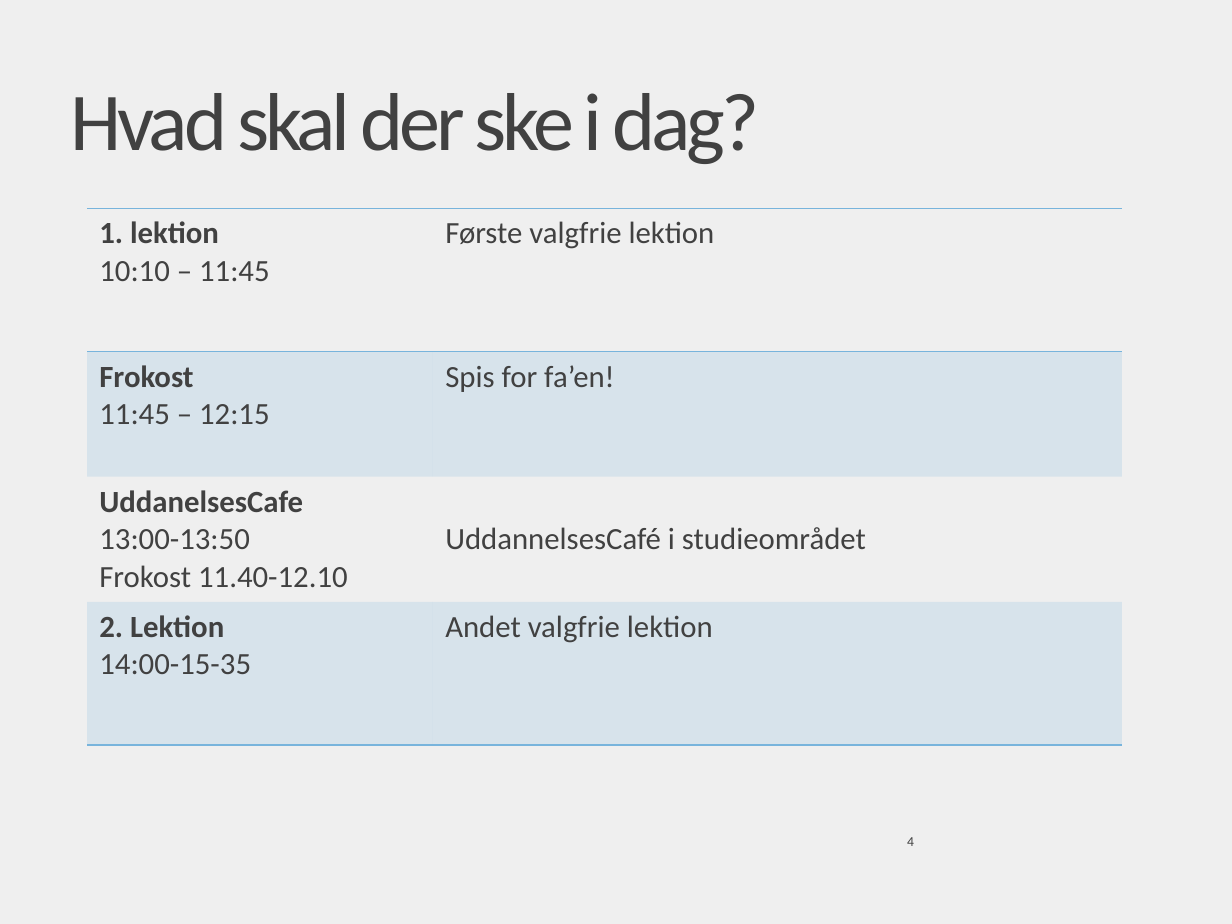
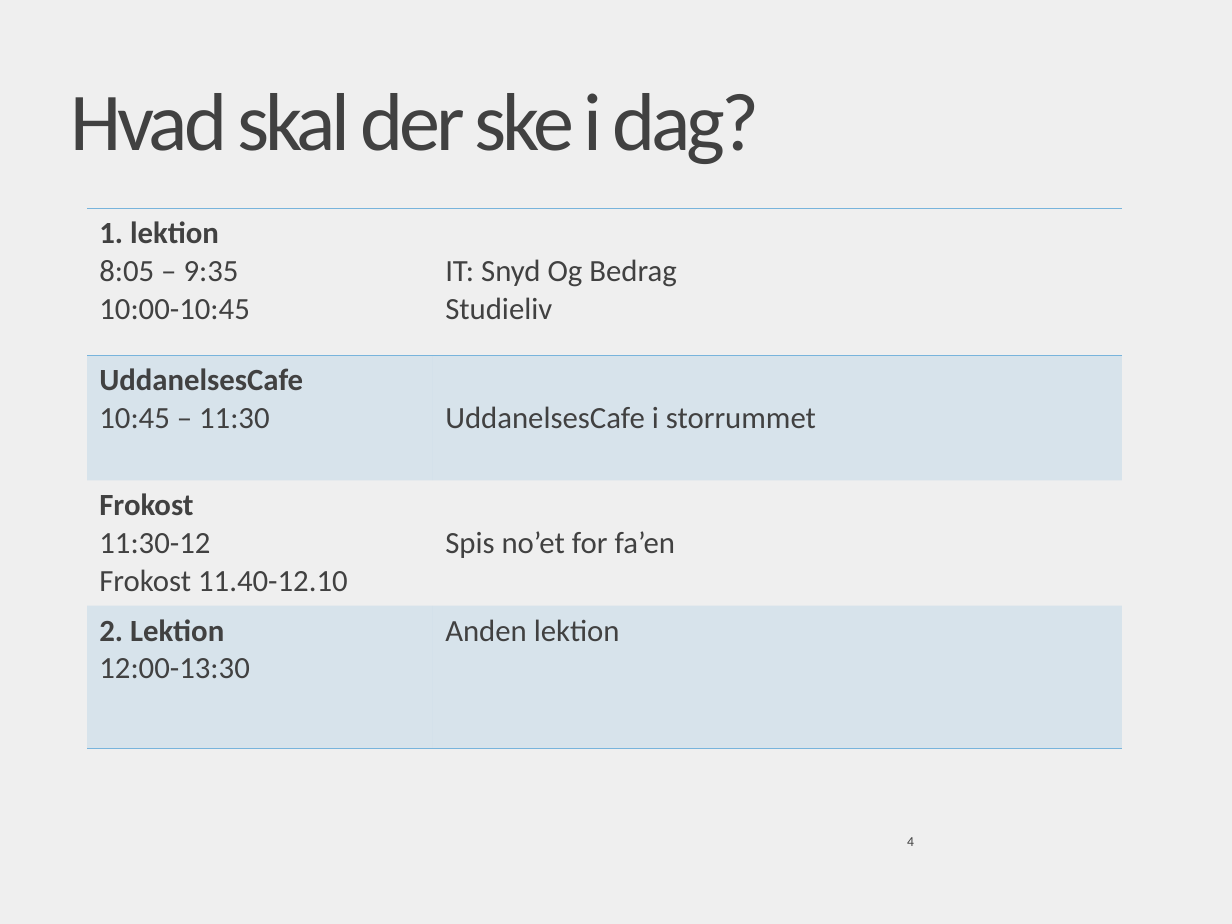
Before and after one commit to soenderup21/IT-Snyd-Og-Bedrag, a slide deck: slide 4 of Praesentation IT_SnydOgBedrag.pptx. Drawn at 1232x924 pixels with LibreOffice and Linux fonts; fonts in the diff are those of the drawing; background and template pictures are left out. Boxes give left, top, right and bottom in pixels: in the first picture for what was removed or moved away, otherwise in the second. Text is boxed around its words. In the diff, an @@ line names an element or a change of style, - is before the commit and + after.

```diff
--- a/Praesentation IT_SnydOgBedrag.pptx
+++ b/Praesentation IT_SnydOgBedrag.pptx
@@ table at (87,208,1122,744) @@
-row 1, column 1: 1. lektion / 10:10 – 11:45
+row 1, column 1: 1. lektion / 8:05 – 9:35 / 10:00-10:45
-row 1, column 2: Første valgfrie lektion
+row 1, column 2: IT: Snyd Og Bedrag / Studieliv
-row 2, column 1: Frokost / 11:45 – 12:15
+row 2, column 1: UddanelsesCafe / 10:45 – 11:30
-row 2, column 2: Spis for fa’en!
+row 2, column 2: UddanelsesCafe i storrummet
-row 3, column 1: UddanelsesCafe / 13:00-13:50 / Frokost 11.40-12.10
+row 3, column 1: Frokost / 11:30-12 / Frokost 11.40-12.10
-row 3, column 2: UddannelsesCafé i studieområdet
+row 3, column 2: Spis no’et for fa’en
-row 4, column 1: 2. Lektion / 14:00-15-35
+row 4, column 1: 2. Lektion / 12:00-13:30
-row 4, column 2: Andet valgfrie lektion
+row 4, column 2: Anden lektion
```
Also in this commit, not shown: 4 other slides changed.
